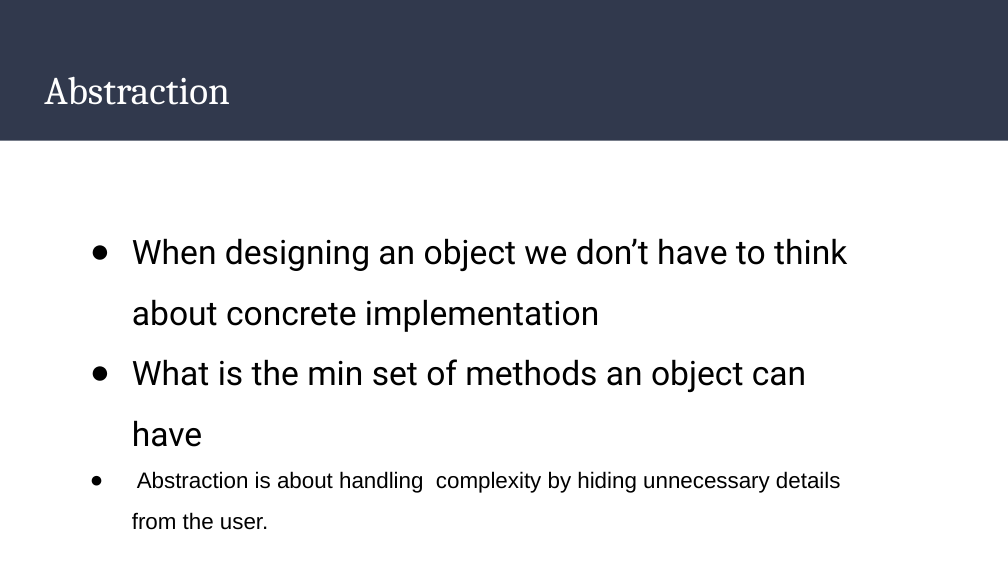
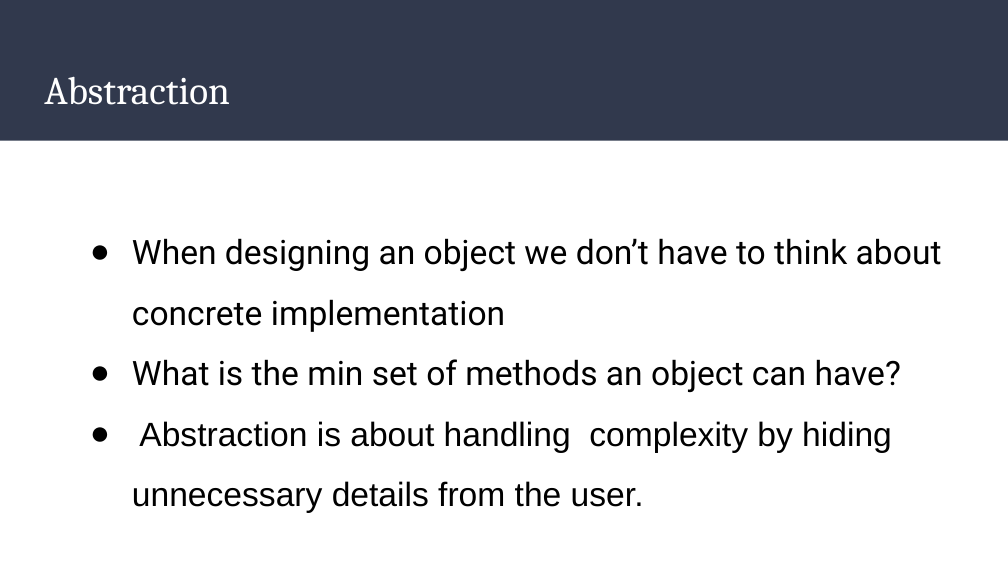
Before and after one commit to shpolina/CodeLouisville, a slide deck: slide 6 of Intermediate/CSharpIntermediate.pptx (slide 7 before the commit). Drawn at 1008x567 pixels with LibreOffice and Linux fonts; fonts in the diff are those of the drawing. Boxes give left, top, right and bottom in pixels: in the first picture for what was removed or moved away, otherwise in the second. Text is boxed around its words. In the diff, an @@ line names an element or a change of style, - is before the commit and + after.

Commit message:
ppt update

```diff
--- a/Intermediate/CSharpIntermediate.pptx
+++ b/Intermediate/CSharpIntermediate.pptx
@@ text at (x1=132, y1=359, x2=901, y2=392): text changed @@
-● What is the min set of methods an object can have
+● What is the min set of methods an object can have?
@@ text at (x1=132, y1=421, x2=892, y2=513): size 16 to 24 pt in "Abstraction is about handling complexity by hiding ..." @@
```
Also in this commit, not shown: 3 other slides changed, 1 slide removed.
